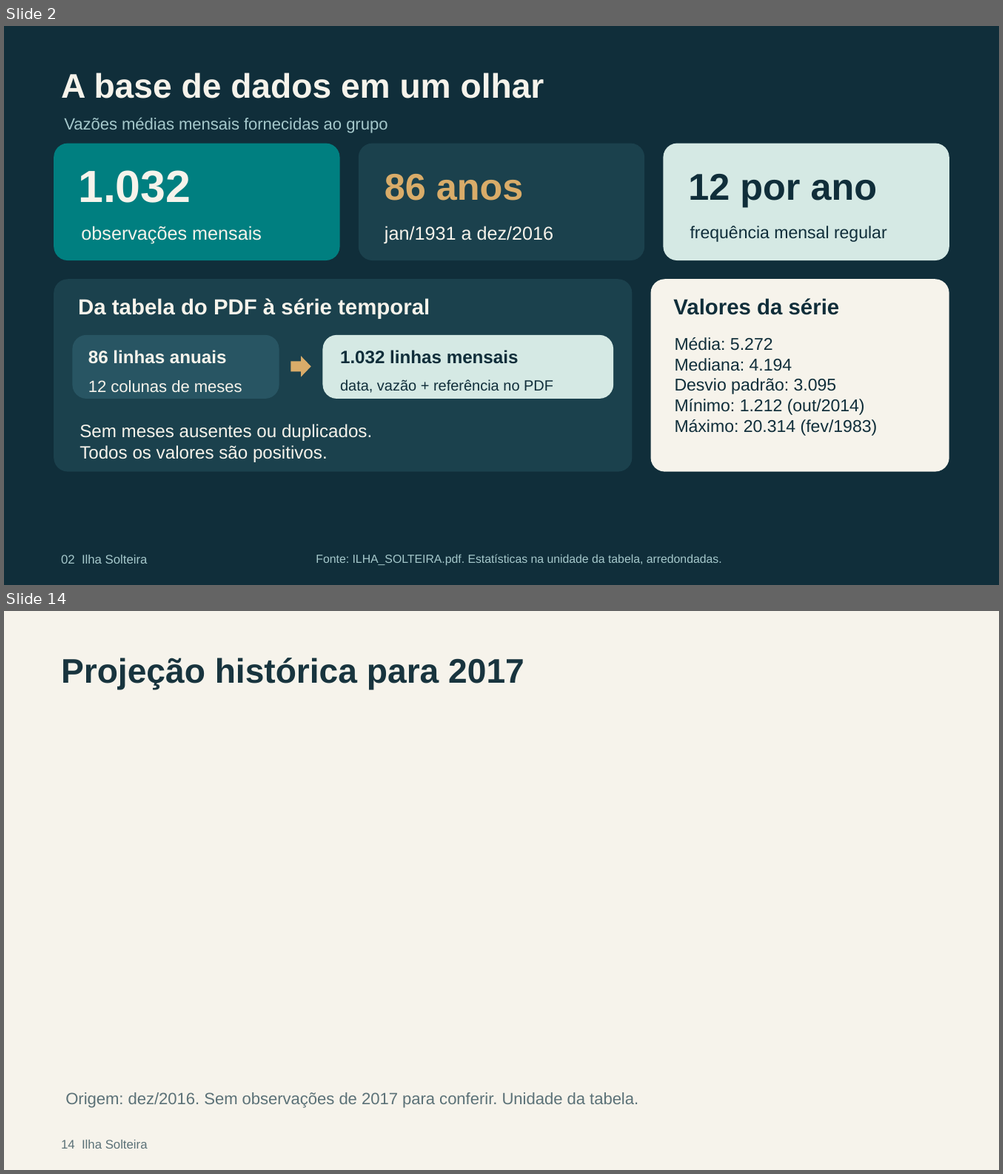
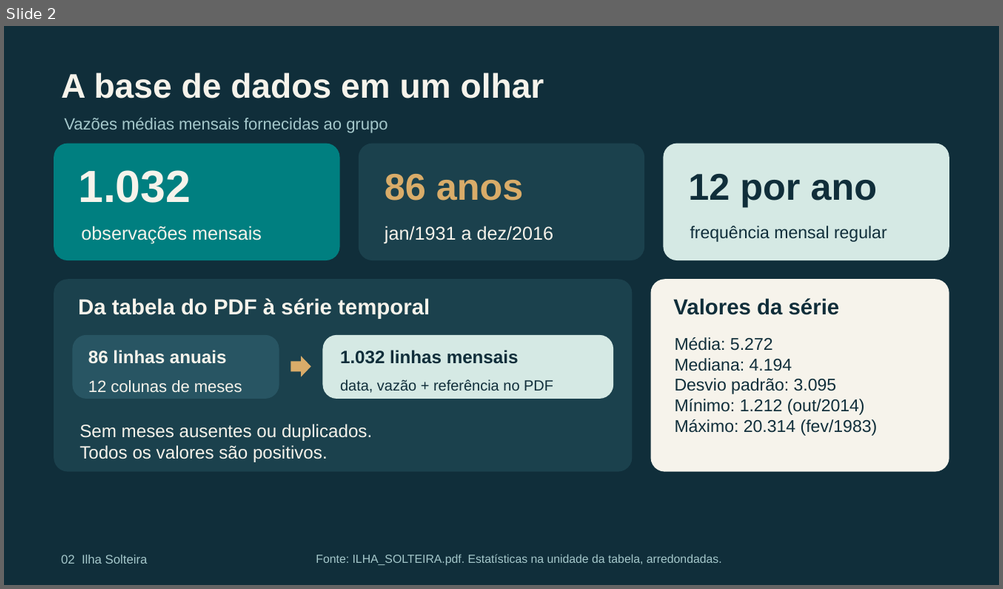
Before and after one commit to letfontenelle/modelagem-analitica, a slide deck: output/apresentacao_ilha_solteira.pptx. Shown one above the other, each under a label of ours: slides 2 and 14 before the commit, slide 2 after it; the slides between them are not shown. The pictures are 1003x1174 and 1003x589 pixels, drawn with LibreOffice and Linux fonts; fonts in the diff are those of the drawing. Boxes give left, top, right and bottom in pixels: in the first picture for what was removed or moved away, otherwise in the second. Text is boxed around its words. In the diff, an @@ line names an element or a change of style, - is before the commit and + after.

```diff
--- a/output/apresentacao_ilha_solteira.pptx
+++ b/output/apresentacao_ilha_solteira.pptx
@@ slide 14 removed at (4,611,999,1170), background #F6F3EB @@
@@ text removed at (61,658,524,690) @@
-Projeção histórica para 2017
@@ text removed at (65,1093,638,1108) @@
-Origem: dez/2016. Sem observações de 2017 para conferir. Unidade da tabela.
@@ text removed at (61,1140,148,1149) @@
-14 Ilha Solteira
```
Also in this commit, not shown: 7 slides changed, 4 slides added, 6 other slides removed, 6 other files.
